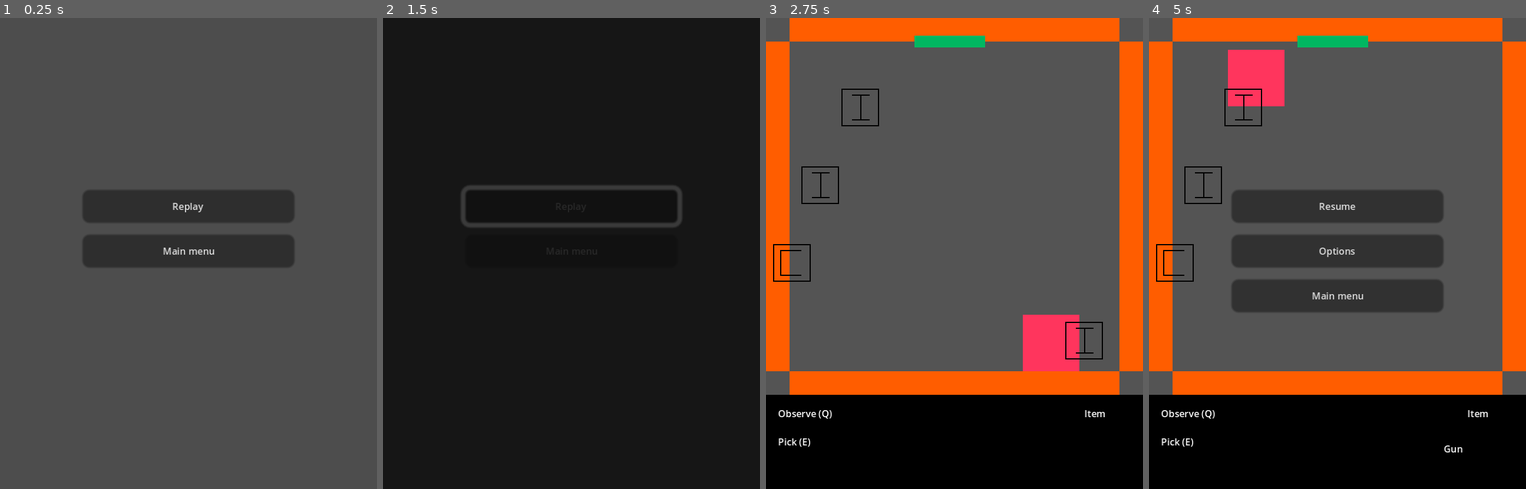
Above: before the commit, frames 1-4 (left to right).
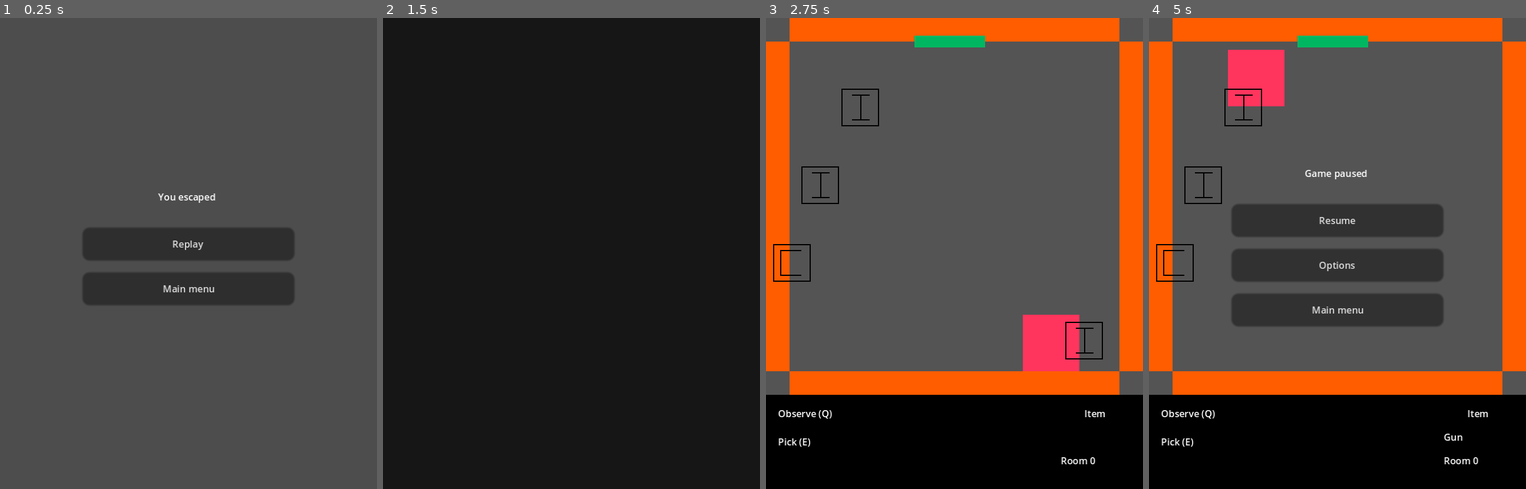
Above: after the commit, the same moments.

Repository: Kehos/ldjam54-limitedspace
Game: Godot game, scene res://scenes/UI/GameCompleteMenu.tscn
Two runs of this game, one before a commit and one after it. Both use one fixed random seed, a clock stepped at 60 frames per second and the inputs below. This scene is started directly instead of the project's main scene.
Inputs:
- Up to frame 1 (0.25 s): no input
- Up to frame 2 (1.5 s): click "Replay" at 0.5 s; hold Right (ui_right) from 1.28 s (still down); tap E (interact) at 1.35 s
- Up to frame 3 (2.75 s): release Right (ui_right) at 2.03 s; hold Down (ui_down) from 2.03 s (still down); tap Q (observe) at 2.1 s
- Up to frame 4 (5 s): tap Enter at 2.75 s; release Down (ui_down) at 2.78 s; hold Right (ui_right) 2.78-3.53 s; tap E (interact) at 2.85, 4.35 s; tap Space at 3.5 s; hold Up (ui_up) 3.53-4.28 s; tap Q (observe) at 3.6 s; hold Left (ui_left) from 4.28 s (still down); tap Escape (pause) at 4.9 s

The runs differ from the first frame. In frame 1, 9.0% of the frame differs, in the area x 22-78%, y 36-61%; in frame 2, 1.0%; in frame 3, less than 0.1%; in frame 4, 8.9%.

Commit message:
Fixed game flow and added some new menus

Diff:
--- a/scenes/Game/Game.tscn
+++ b/scenes/Game/Game.tscn
@@ -109,16 +109,23 @@
 theme_override_constants/separation = 0
 
 [node name="InventoryTitleLabel" type="RichTextLabel" parent="Inventory/MarginContainer/VBoxContainer"]
-custom_minimum_size = Vector2(0, 15)
+custom_minimum_size = Vector2(0, 10)
 layout_mode = 2
 theme_override_font_sizes/normal_font_size = 4
 bbcode_enabled = true
 text = "[center]Item[/center]"
 
 [node name="ItemInHandLabel" type="RichTextLabel" parent="Inventory/MarginContainer/VBoxContainer"]
-custom_minimum_size = Vector2(0, 15)
+custom_minimum_size = Vector2(0, 10)
 layout_mode = 2
 theme_override_font_sizes/normal_font_size = 4
+
+[node name="RoomIDLabel" type="RichTextLabel" parent="Inventory/MarginContainer/VBoxContainer"]
+custom_minimum_size = Vector2(0, 10)
+layout_mode = 2
+theme_override_font_sizes/normal_font_size = 4
+bbcode_enabled = true
+text = "[center]Room X[/center]"
 
 [node name="ItemSpawns" type="Node" parent="."]
 
--- a/scenes/UI/GameCompleteMenu.tscn
+++ b/scenes/UI/GameCompleteMenu.tscn
@@ -4,6 +4,7 @@
 [ext_resource type="PackedScene" uid="uid://qionmpjigwp8" path="res://scenes/UI/UIButton.tscn" id="1_ruxsq"]
 
 [node name="GameCompleteMenu" type="CanvasLayer"]
+process_mode = 3
 script = ExtResource("1_exd4j")
 
 [node name="MarginContainer" type="MarginContainer" parent="."]
@@ -14,9 +15,9 @@
 anchor_right = 0.5
 anchor_bottom = 0.5
 offset_left = -50.0
-offset_top = -32.5
+offset_top = -22.5
 offset_right = 50.0
-offset_bottom = 32.5
+offset_bottom = 22.5
 grow_horizontal = 2
 grow_vertical = 2
 size_flags_horizontal = 4
@@ -28,15 +29,25 @@
 
 [node name="VBoxContainer" type="VBoxContainer" parent="MarginContainer"]
 layout_mode = 2
+theme_override_constants/separation = 10
+
+[node name="GameCompleteLabel" type="Label" parent="MarginContainer/VBoxContainer"]
+layout_mode = 2
+theme_override_font_sizes/font_size = 4
+text = "You escaped"
+horizontal_alignment = 1
+
+[node name="VBoxContainer" type="VBoxContainer" parent="MarginContainer/VBoxContainer"]
+layout_mode = 2
 theme_override_constants/separation = 5
 
-[node name="ReplayButton" parent="MarginContainer/VBoxContainer" instance=ExtResource("1_ruxsq")]
+[node name="ReplayButton" parent="MarginContainer/VBoxContainer/VBoxContainer" instance=ExtResource("1_ruxsq")]
 layout_mode = 2
 text = "Replay"
 
-[node name="MainMenuButton2" parent="MarginContainer/VBoxContainer" instance=ExtResource("1_ruxsq")]
+[node name="MainMenuButton2" parent="MarginContainer/VBoxContainer/VBoxContainer" instance=ExtResource("1_ruxsq")]
 layout_mode = 2
 text = "Main menu"
 
-[connection signal="pressed" from="MarginContainer/VBoxContainer/ReplayButton" to="." method="_on_replay_button_pressed"]
-[connection signal="pressed" from="MarginContainer/VBoxContainer/MainMenuButton2" to="." method="_on_main_menu_button_pressed"]
+[connection signal="pressed" from="MarginContainer/VBoxContainer/VBoxContainer/ReplayButton" to="." method="_on_replay_button_pressed"]
+[connection signal="pressed" from="MarginContainer/VBoxContainer/VBoxContainer/MainMenuButton2" to="." method="_on_main_menu_button_pressed"]
--- a/scenes/UI/PauseMenu.tscn
+++ b/scenes/UI/PauseMenu.tscn
@@ -8,7 +8,7 @@
 script = ExtResource("1_r2oi1")
 
 [node name="MarginContainer" type="MarginContainer" parent="."]
-custom_minimum_size = Vector2(0, 65)
+custom_minimum_size = Vector2(0, 85)
 anchors_preset = 8
 anchor_left = 0.5
 anchor_top = 0.5
@@ -29,20 +29,30 @@
 
 [node name="VBoxContainer" type="VBoxContainer" parent="MarginContainer"]
 layout_mode = 2
+theme_override_constants/separation = 10
+
+[node name="PauseMenuLabel" type="Label" parent="MarginContainer/VBoxContainer"]
+layout_mode = 2
+theme_override_font_sizes/font_size = 4
+text = "Game paused"
+horizontal_alignment = 1
+
+[node name="VBoxContainer" type="VBoxContainer" parent="MarginContainer/VBoxContainer"]
+layout_mode = 2
 theme_override_constants/separation = 5
 
-[node name="ResumeButton" parent="MarginContainer/VBoxContainer" instance=ExtResource("2_yy17c")]
+[node name="ResumeButton" parent="MarginContainer/VBoxContainer/VBoxContainer" instance=ExtResource("2_yy17c")]
 layout_mode = 2
 text = "Resume"
 
-[node name="OptionsButton" parent="MarginContainer/VBoxContainer" instance=ExtResource("2_yy17c")]
+[node name="OptionsButton" parent="MarginContainer/VBoxContainer/VBoxContainer" instance=ExtResource("2_yy17c")]
 layout_mode = 2
 text = "Options"
 
-[node name="MainMenuButton" parent="MarginContainer/VBoxContainer" instance=ExtResource("2_yy17c")]
+[node name="MainMenuButton" parent="MarginContainer/VBoxContainer/VBoxContainer" instance=ExtResource("2_yy17c")]
 layout_mode = 2
 text = "Main menu"
 
-[connection signal="pressed" from="MarginContainer/VBoxContainer/ResumeButton" to="." method="_on_resume_button_pressed"]
-[connection signal="pressed" from="MarginContainer/VBoxContainer/OptionsButton" to="." method="_on_options_button_pressed"]
-[connection signal="pressed" from="MarginContainer/VBoxContainer/MainMenuButton" to="." method="_on_main_menu_button_pressed"]
+[connection signal="pressed" from="MarginContainer/VBoxContainer/VBoxContainer/ResumeButton" to="." method="_on_resume_button_pressed"]
+[connection signal="pressed" from="MarginContainer/VBoxContainer/VBoxContainer/OptionsButton" to="." method="_on_options_button_pressed"]
+[connection signal="pressed" from="MarginContainer/VBoxContainer/VBoxContainer/MainMenuButton" to="." method="_on_main_menu_button_pressed"]
--- a/scripts/Game/Game.gd
+++ b/scripts/Game/Game.gd
@@ -4,6 +4,7 @@
 @export var clueScene: PackedScene
 
 var pauseMenuScene = preload("res://scenes/UI/PauseMenu.tscn")
+var gameCompleteMenuScene = preload("res://scenes/UI/GameCompleteMenu.tscn")
 
 @onready var textContent: RichTextLabel = $TextsContainer/MarginContainer/CurrentActionText
 @onready var doorActions: RichTextLabel = $TextsContainer/MarginContainer/DoorActionsText
@@ -15,8 +16,9 @@
 var roomDoors = []
 var roomItems = []
 var currentRoom = 0
-var maxRoom = 4
+var maxRoom = 5
 var goToNextRoomAsked = false
+@onready var roomIDLabel: RichTextLabel = $Inventory/MarginContainer/VBoxContainer/RoomIDLabel
 
 # Current room properties
 var currentRoomItems = []
@@ -86,6 +88,7 @@
 		spawnPointStatus.append(-1)
 
 func set_current_room_properties():
+	roomIDLabel.text = str("Room ", currentRoom)
 	init_door_properties()
 	currentRoomID = roomDoors[currentRoom]
 	currentRoomItems = roomItems[currentRoom]
@@ -127,8 +130,9 @@
 
 	# Spawn clue
 	var clue = clueScene.instantiate()
-	clue.item_index = roomClues[currentRoom]
-	cluesContainer.add_child(clue)
+	if currentRoom < maxRoom - 1:
+		clue.item_index = roomClues[currentRoom]
+		cluesContainer.add_child(clue)
 
 	# Assign clue to random spawn point
 	var randomSpawnPoint = rng.randi_range(0, clueSpawns.size() - 1)
@@ -143,7 +147,8 @@
 		playerNode.position = Vector2(playerInitialPosition)
 
 func game_complete():
-	print("GAME COMPLETE!")
+	var gameCompleteInstance = gameCompleteMenuScene.instantiate()
+	add_child(gameCompleteInstance)
 
 # Door
 func _on_player_door_entered():
--- a/scripts/UI/GameCompleteMenu.gd
+++ b/scripts/UI/GameCompleteMenu.gd
@@ -1,7 +1,18 @@
 extends CanvasLayer
+
+func _ready():
+	get_tree().paused = true
+
+func unpause():
+	$MarginContainer.hide()
+	await get_tree().create_timer(0.2).timeout
+	queue_free()
+	get_tree().paused = false
 
 func _on_replay_button_pressed():
 	$"/root/LevelManager".restart_game()
+	unpause()
 
 func _on_main_menu_button_pressed():
 	$"/root/LevelManager".go_to_main_menu()
+	unpause()
